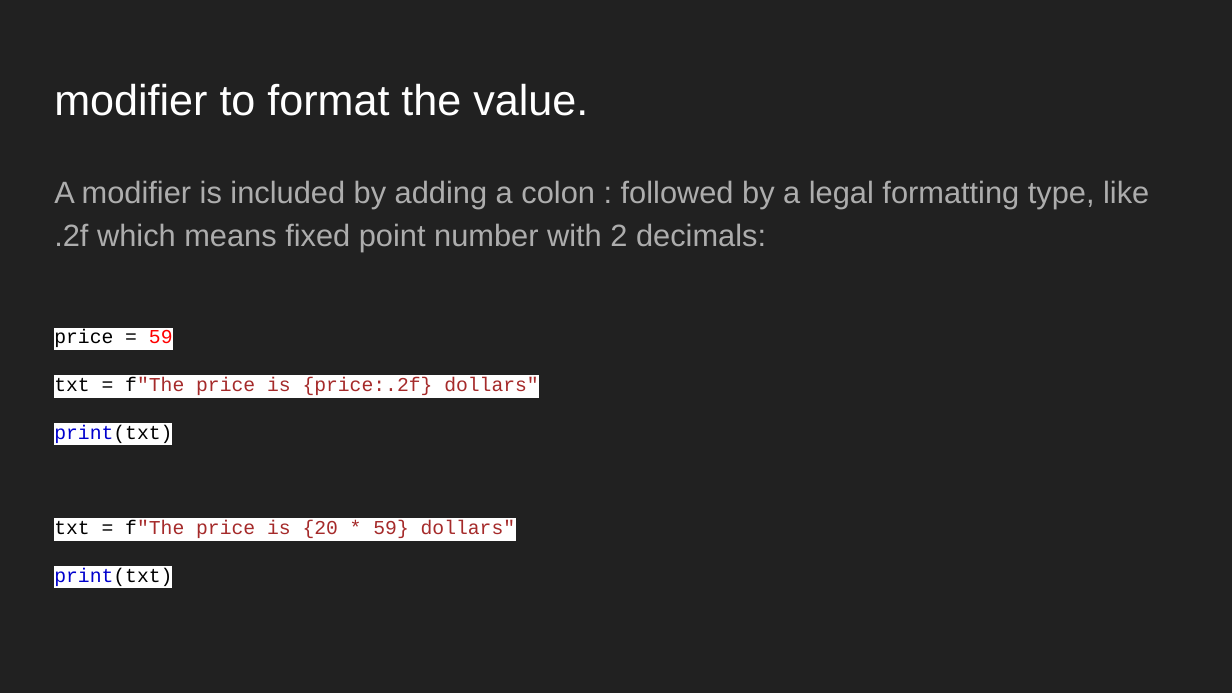
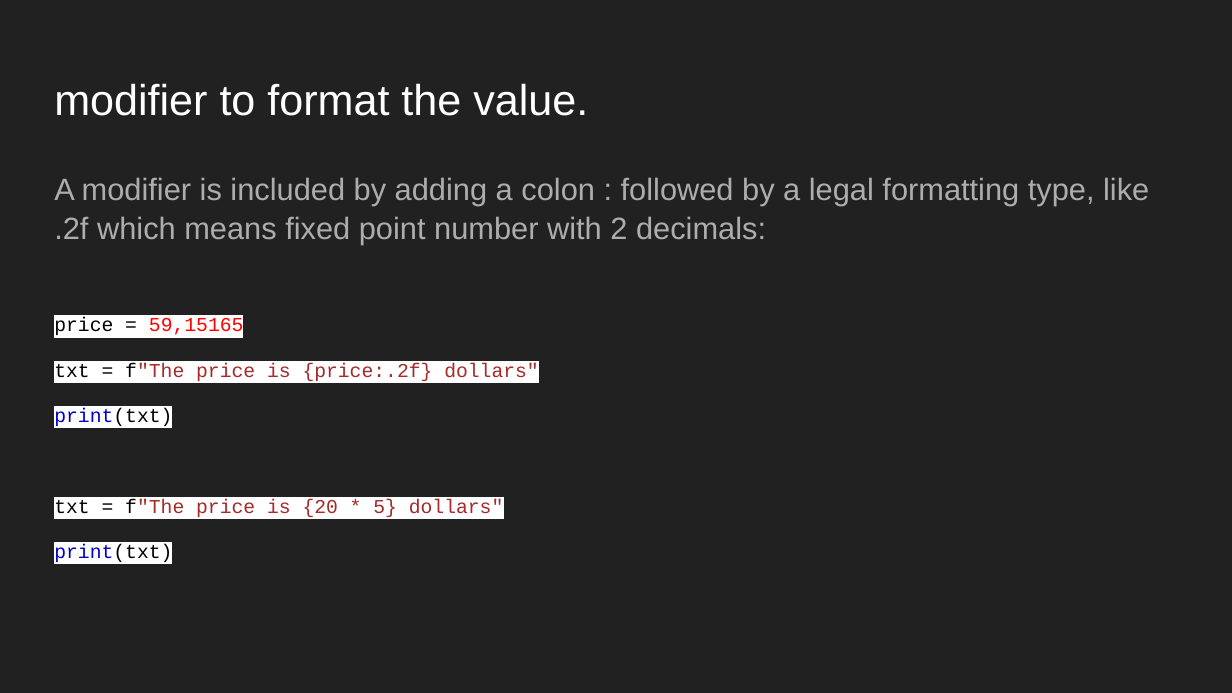
Before and after one commit to nsolaf1/Technology_Programming, a slide deck: slide 32 of Slides/Lesson 9 Data Types .pptx. Drawn at 1232x693 pixels with LibreOffice and Linux fonts; fonts in the diff are those of the drawing. Boxes give left, top, right and bottom in pixels: in the first picture for what was removed or moved away, otherwise in the second. Text is boxed around its words. In the diff, an @@ line names an element or a change of style, - is before the commit and + after.

```diff
--- a/Slides/Lesson 9 Data Types .pptx
+++ b/Slides/Lesson 9 Data Types .pptx
@@ text at box(54, 177, 1149, 562): line spacing 1.15 to 1.05 @@
@@ text at box(54, 317, 244, 337): text changed; text colour #000000 to #FF0000 @@
-price = 59
+price = 59,15165
@@ text at box(54, 499, 504, 517): text changed @@
-txt = f"The price is {20 * 59} dollars"
+txt = f"The price is {20 * 5} dollars"
```
Also in this commit, not shown: 12 other slides changed, 6 other files.
